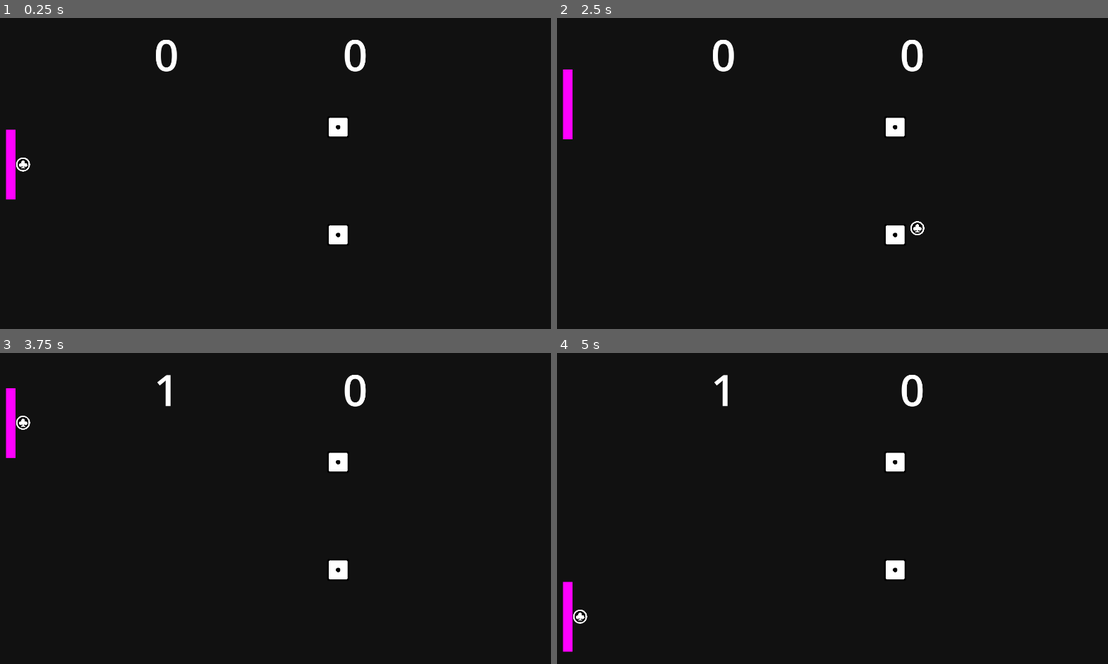
Above: before the commit, frames 1-4 (two rows, left to right).
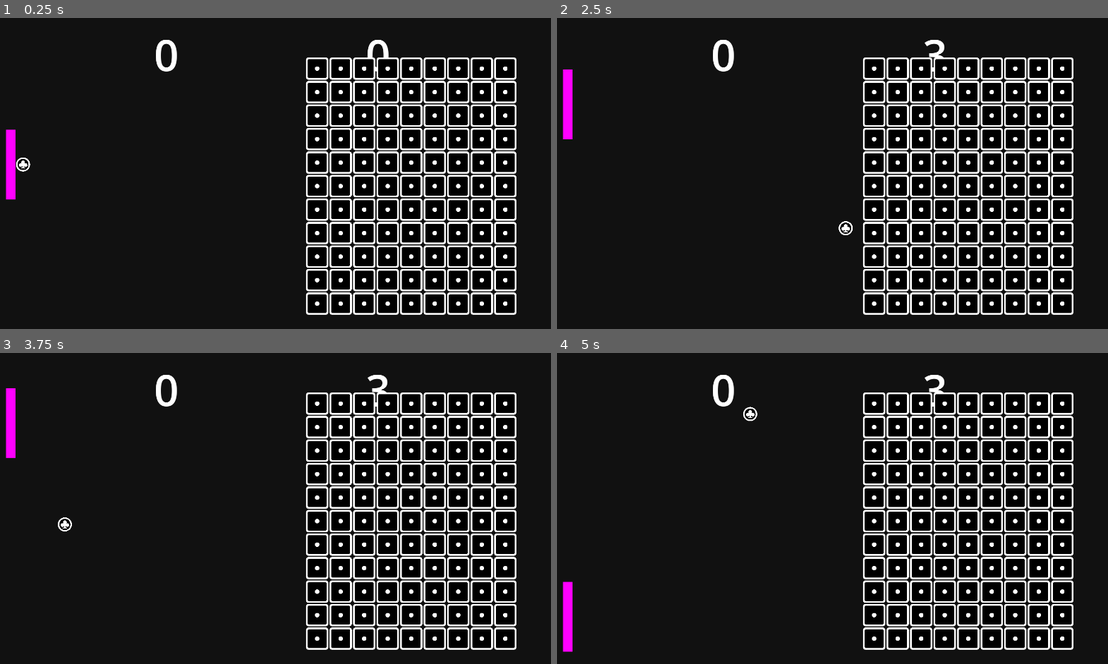
Above: after the commit, the same moments.

Repository: tnrbns/gnop_137
Game: Godot game, scene res://scenes/gameplay.tscn
Same seed, same stepped clock (60 frames per second), same inputs: the game is played once before the commit and once after it. This scene is started directly instead of the project's main scene.
Inputs (mouse positions are in pixels of both pictures, inside the frame that each line leads up to):
- Up to frame 1 (0.25 s): no input
- Up to frame 2 (2.5 s): tap Enter at 0.5 s; move the mouse to (953, 157) at 0.52 s; hold W 0.53-1.28 s; click (953, 157) at 0.6 s; move the mouse to (716, 189) at 1.27 s; hold S 1.28-2.03 s; tap I at 1.35 s; move the mouse to (887, 105) at 2.02 s; hold W from 2.03 s (still down); tap K at 2.1 s
- Up to frame 3 (3.75 s): move the mouse to (247, 570) at 2.77 s; click (247, 570) at 2.85 s; move the mouse to (440, 555) at 3.52 s; release W at 3.53 s; hold S from 3.53 s (still down); tap I at 3.6 s
- Up to frame 4 (5 s): keep holding S; move the mouse to (661, 461) at 4.27 s; tap K at 4.35 s

The runs differ from the first frame. In frame 1, 11% of the frame differs, in the area x 55-94%, y 7-96%; in frame 2, 11%; in frame 3, 12%, in the area x 2-94%, y 7-96%; in frame 4, 12%.

Commit message:
improving block behavior

Diff:
--- a/src/elements/ball.tscn
+++ b/src/elements/ball.tscn
@@ -19,4 +19,5 @@
 [node name="CollisionShape2D" type="CollisionShape2D" parent="."]
 shape = SubResource("CircleShape2D_gbq8m")
 
+[connection signal="area_entered" from="." to="." method="_on_area_entered"]
 [connection signal="body_entered" from="." to="." method="_on_body_entered"]
--- a/src/elements/block.tscn
+++ b/src/elements/block.tscn
@@ -1,6 +1,7 @@
-[gd_scene load_steps=3 format=3 uid="uid://kgy2jdn2xc7u"]
+[gd_scene load_steps=4 format=3 uid="uid://kgy2jdn2xc7u"]
 
-[ext_resource type="Texture2D" uid="uid://dhur0jnectbiq" path="res://assets/1_white.png" id="1_667lw"]
+[ext_resource type="Script" path="res://scripts/block.gd" id="1_1flo2"]
+[ext_resource type="Texture2D" uid="uid://83iqtyvn76cf" path="res://assets/1_black.png" id="1_uaor0"]
 
 [sub_resource type="RectangleShape2D" id="RectangleShape2D_5ys5l"]
 size = Vector2(460, 464)
@@ -9,10 +10,12 @@
 position = Vector2(34, 36)
 scale = Vector2(0.45, 0.45)
 collision_layer = 2
+collision_mask = 4
+script = ExtResource("1_1flo2")
 
-[node name="1White" type="Sprite2D" parent="."]
+[node name="Sprite" type="Sprite2D" parent="."]
 scale = Vector2(0.3, 0.3)
-texture = ExtResource("1_667lw")
+texture = ExtResource("1_uaor0")
 
 [node name="CollisionShape2D" type="CollisionShape2D" parent="."]
 position = Vector2(0.5, 0)
--- a/src/scenes/Game.gd
+++ b/src/scenes/Game.gd
@@ -3,15 +3,22 @@
 var block = preload("res://elements/block.tscn")
 
 func _ready():
-	inst(Vector2(958,302))
-	inst(Vector2(958,600))
+	var start_x = 900
+	var start_y = 140
+	var column_gap = 65  # Horizontal gap between columns
+	var row_gap = 65    # Vertical gap between rows
+
+	for col in range(9):
+		for row in range(11):
+			var x_position = start_x + col * column_gap
+			var y_position = start_y + row * row_gap
+			inst(Vector2(x_position, y_position))
 
 func inst(pos):
 	var instance = block.instantiate()
-	#instance.position(pos)
 	add_child(instance)
 	instance.call_deferred("set_position", pos)
-
+	instance.connect("area_entered", Callable(self, "_on_block_area_entered"))
 
 func _process(_delta):
 	$Label.text = str(Main.p1_score)
@@ -24,12 +31,9 @@
 	area.direction.y *= -1
 
 func _on_block_area_entered(area):
+	print("Block hit by ball")  # Debug message
 	area.direction.x *= -1
-	if area.direction.x > 0:
-		Main.p1_score += 1
-	else:
-		Main.p2_score += 1
-	print("hit!")
+	Main.p1_score += 1
 
 func _on_left_area_entered(area):
 	Main.p2_score += 1
--- a/src/scenes/gameplay.tscn
+++ b/src/scenes/gameplay.tscn
@@ -1,10 +1,9 @@
-[gd_scene load_steps=9 format=3 uid="uid://dxvlvqf5xovse"]
+[gd_scene load_steps=8 format=3 uid="uid://dxvlvqf5xovse"]
 
 [ext_resource type="Script" path="res://scenes/Game.gd" id="1_dyyl3"]
 [ext_resource type="PackedScene" uid="uid://dndaf10u8xrnh" path="res://elements/player.tscn" id="1_ymufi"]
 [ext_resource type="PackedScene" uid="uid://cchhhdpqgurr8" path="res://elements/ball.tscn" id="2_vfwaw"]
 [ext_resource type="PackedScene" uid="uid://kgy2jdn2xc7u" path="res://elements/block.tscn" id="3_3bf17"]
-[ext_resource type="Script" path="res://scripts/block.gd" id="4_dv2f8"]
 
 [sub_resource type="RectangleShape2D" id="RectangleShape2D_0qtug"]
 size = Vector2(8.00375, 0.315)
@@ -43,7 +42,7 @@
 collision_mask = 4
 
 [node name="CollisionShape2D" type="CollisionShape2D" parent="Left"]
-position = Vector2(7.845, 2.005)
+position = Vector2(7.96, 2.045)
 rotation = 1.5708
 shape = SubResource("RectangleShape2D_0qtug")
 
@@ -61,19 +60,16 @@
 position = Vector2(52, 405)
 
 [node name="Block" parent="." instance=ExtResource("3_3bf17")]
-visible = false
-position = Vector2(-160, 87)
-collision_mask = 4
-script = ExtResource("4_dv2f8")
+position = Vector2(-504, 213)
 
 [node name="Ball" parent="." instance=ExtResource("2_vfwaw")]
 visible = false
 position = Vector2(148, 305)
 
 [node name="Label" type="Label" parent="."]
-offset_left = 964.0
+offset_left = 1027.0
 offset_top = 18.0
-offset_right = 1048.0
+offset_right = 1111.0
 offset_bottom = 98.0
 theme_override_fonts/font = SubResource("SystemFont_src1v")
 theme_override_font_sizes/font_size = 120
@@ -110,4 +106,3 @@
 [connection signal="area_entered" from="Bottom" to="." method="_on_bottom_area_entered"]
 [connection signal="area_entered" from="Left" to="." method="_on_left_area_entered"]
 [connection signal="area_entered" from="Right" to="." method="_on_right_area_entered"]
-[connection signal="area_entered" from="Block" to="." method="_on_block_area_entered"]
--- a/src/scripts/ball.gd
+++ b/src/scripts/ball.gd
@@ -39,6 +39,11 @@
 	# Bounce the ball horizontally if it hits a paddle
 	direction.x *= -1
 
+func _on_area_entered(area):
+	# Bounce the ball horizontally if it hits a block
+	if area.name == "block":  # Ensure the area is indeed a block
+		direction.x *= -1
+
 func launch(initial_direction: Vector2):
 	# Set the initial direction and detach from the player
 	is_attached = false
--- a/src/scripts/block.gd
+++ b/src/scripts/block.gd
@@ -1 +1,8 @@
 extends Area2D
+
+@export var sprite_visible = false
+@export var collision_shape_disabled = true
+
+func hit():
+	$"Sprite".visible = sprite_visible
+	$CollisionShape2D.disabled = collision_shape_disabled
